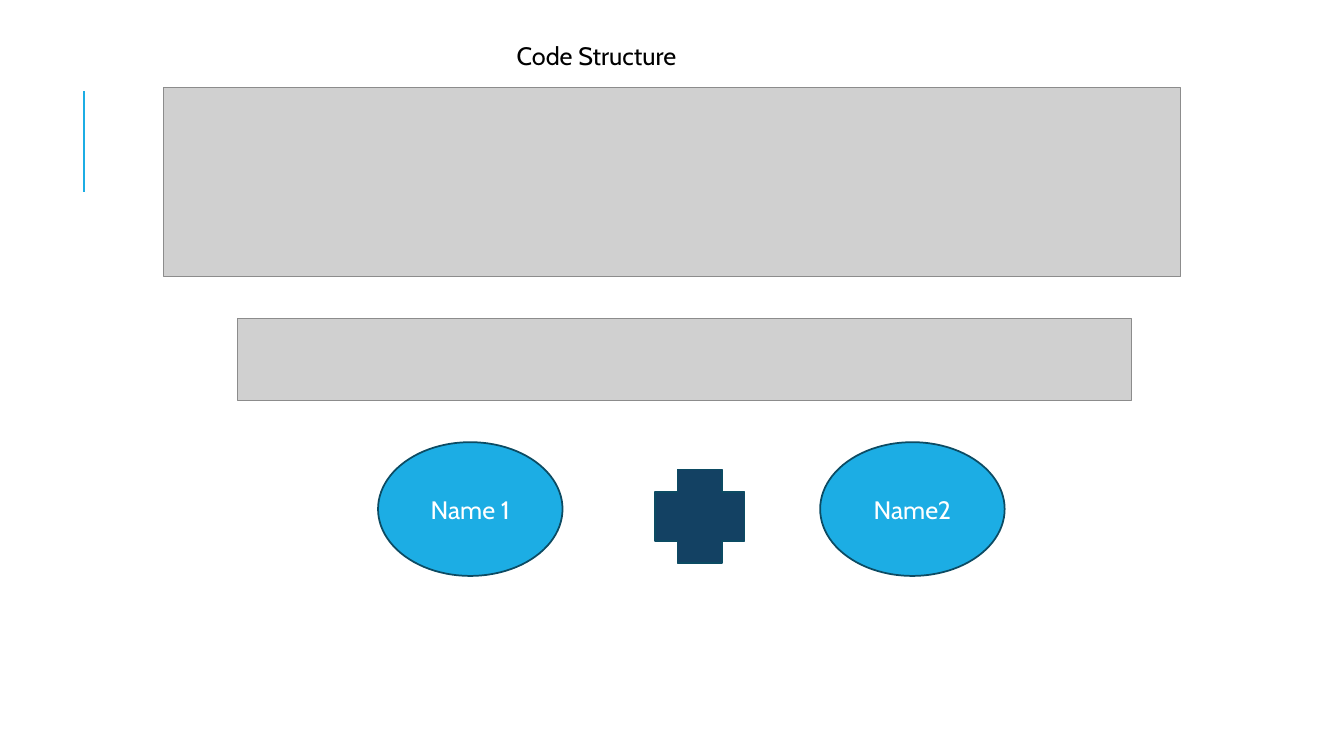
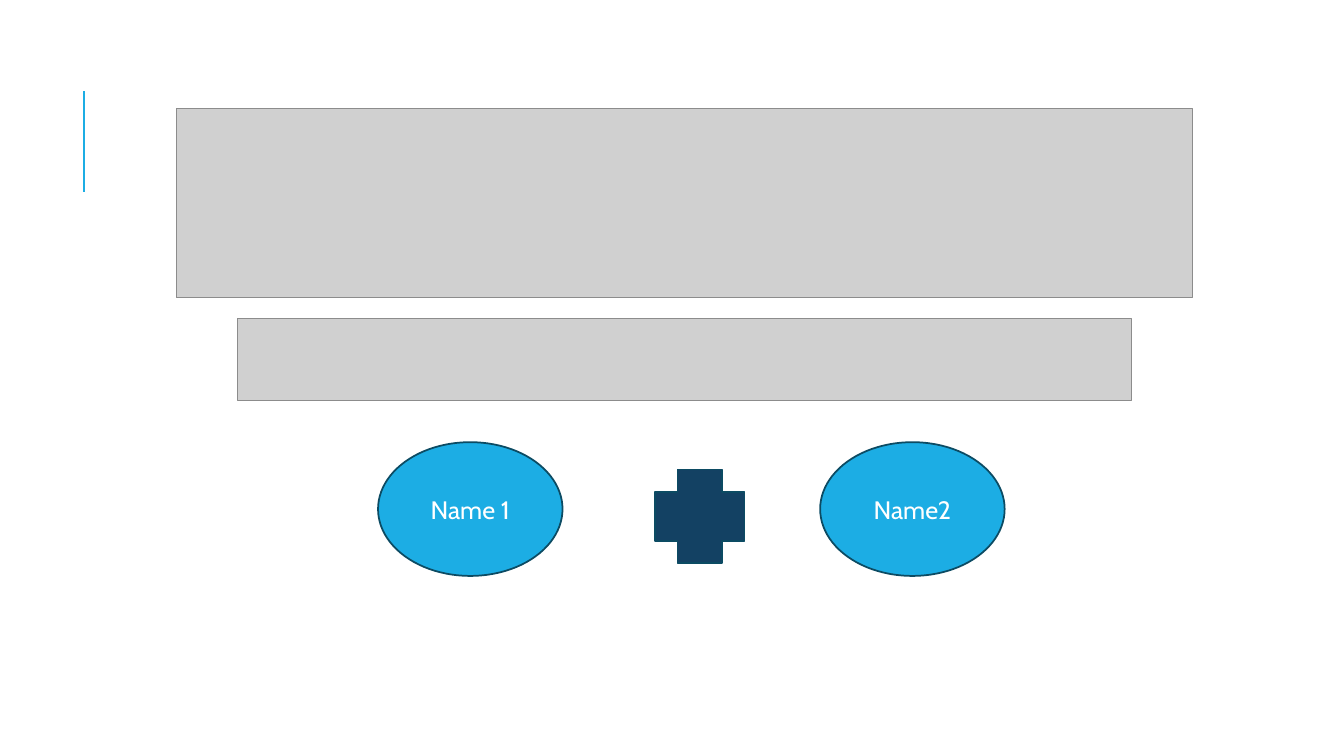
Before and after one commit to miguecrea/GOAP_RETAKE_PART_2, a slide deck: slide 23 of GPP_ZombieAI_Lozano_Miguel_2DAE10.pptx. Drawn at 1344x756 pixels with LibreOffice and Linux fonts; fonts in the diff are those of the drawing; grey boxes stand for pictures. Boxes give left, top, right and bottom in pixels: in the first picture for what was removed or moved away, otherwise in the second. Text is boxed around its words. In the diff, an @@ line names an element or a change of style, - is before the commit and + after.

```diff
--- a/GPP_ZombieAI_Lozano_Miguel_2DAE10.pptx
+++ b/GPP_ZombieAI_Lozano_Miguel_2DAE10.pptx
@@ text removed at (x1=517, y1=46, x2=676, y2=66) @@
-Code Structure
@@ picture moved from (x1=164, y1=88, x2=1181, y2=277) to (x1=176, y1=109, x2=1193, y2=298) @@
```
Also in this commit, not shown: 9 other slides changed, 3 slides added, 4 slides removed, 2 other files.
